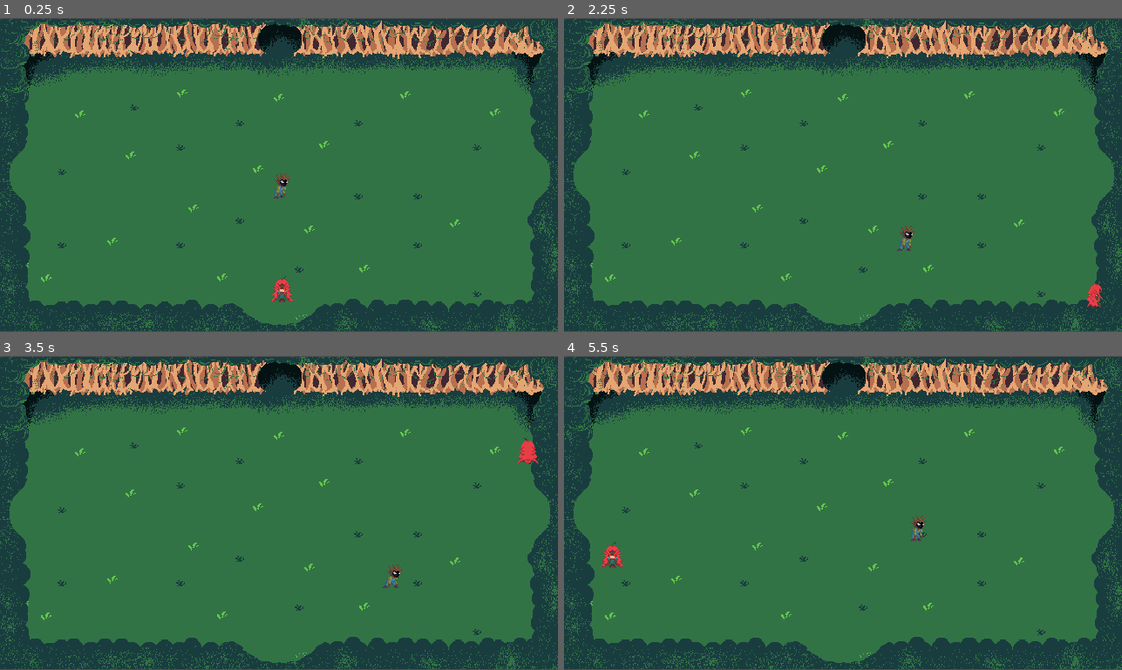
Above: before the commit, frames 1-4 (two rows, left to right).
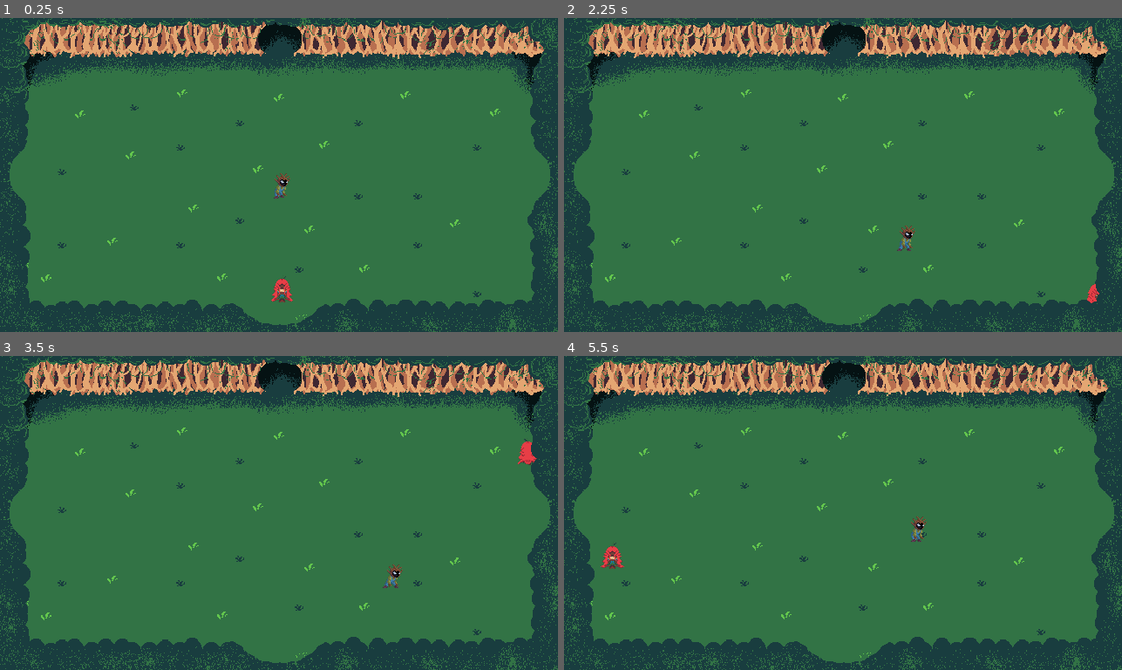
Above: after the commit, the same moments.

Repository: SamuelMTL/AmazonProject
Game: Godot game, scene res://scenes/Dungeons/dungeon.tscn
The game is run twice, just before and just after one commit, with the same random seed, the same clock (stepped at 60 frames per second) and the same inputs. This scene is started directly instead of the project's main scene. Sound files missing from this copy of the repository are replaced by a short silence.
Inputs (mouse positions are in pixels of both pictures, inside the frame that each line leads up to):
- Up to frame 1 (0.25 s): no input
- Up to frame 2 (2.25 s): move the mouse to (965, 159) at 0.52 s; hold Right (ui_right) 0.53-1.28 s; tap R (BoitataPower) at 0.6 s; move the mouse to (731, 190) at 1.27 s; hold Down (ui_down) 1.28-2.03 s; tap Q (CurupiraPower) at 1.35 s; move the mouse to (898, 105) at 2.02 s; hold Right (ui_right) from 2.03 s (still down); tap H (Habilidades) at 2.1 s
- Up to frame 3 (3.5 s): move the mouse to (251, 575) at 2.77 s; release Right (ui_right) at 2.78 s; hold Up (ui_up) from 2.78 s (still down); tap E (IaraPower) at 2.85 s
- Up to frame 4 (5.5 s): move the mouse to (1010, 560) at 3.52 s; release Up (ui_up) at 3.53 s; hold Left (ui_left) 3.53-5.03 s; click (1010, 560) at 3.6 s; move the mouse to (675, 465) at 4.27 s; tap Space (dash) at 4.35 s; move the mouse to (870, 513) at 5.02 s; hold Down (ui_down) from 5.03 s (still down); tap 3 (equip_boleadeira) at 5.1 s

The runs differ from the first frame. In frame 1, 3.9% of the frame differs, in the area x 0-100%, y 0-100%; in frame 2, 3.9%; in frame 3, 4.0%; in frame 4, 4.1%.

Commit message:
ajuste no index z e colisão das portas criadas

Diff:
--- a/amazonproject/Scenes/Dungeons/MataDaTerraFirme/DungeonRoomMTF.tscn
+++ b/amazonproject/Scenes/Dungeons/MataDaTerraFirme/DungeonRoomMTF.tscn
@@ -21,71 +21,109 @@
 [sub_resource type="RectangleShape2D" id="RectangleShape2D_7r8p8"]
 size = Vector2(23, 132)
 
+[sub_resource type="RectangleShape2D" id="RectangleShape2D_lwlp3"]
+size = Vector2(107, 35)
+
+[sub_resource type="RectangleShape2D" id="RectangleShape2D_m5fh7"]
+size = Vector2(24.5, 82)
+
 [node name="DungeonRoomMtf" type="Node2D"]
 
-[node name="Sprite2D" type="Sprite2D" parent="."]
+[node name="Base" type="Sprite2D" parent="."]
 position = Vector2(321, 180)
 scale = Vector2(1, 1.11875)
 texture = ExtResource("1_7k1yu")
 
-[node name="Sprite2D2" type="Sprite2D" parent="."]
-position = Vector2(320, 180)
-scale = Vector2(1.00312, 1.11875)
+[node name="Teto" type="Sprite2D" parent="."]
+z_index = 10
+position = Vector2(321, 180)
+scale = Vector2(1.00312, 1.125)
 texture = ExtResource("2_na5pi")
 
-[node name="StaticBody2D2" type="StaticBody2D" parent="."]
+[node name="Barreiras Constantes" type="StaticBody2D" parent="."]
 position = Vector2(144, 10)
 
-[node name="StaticBody2D3" type="StaticBody2D" parent="StaticBody2D2"]
+[node name="StaticBody2D3" type="StaticBody2D" parent="Barreiras Constantes"]
 position = Vector2(363, 7)
 
-[node name="CollisionShape2D" type="CollisionShape2D" parent="StaticBody2D2/StaticBody2D3"]
+[node name="CollisionShape2D" type="CollisionShape2D" parent="Barreiras Constantes/StaticBody2D3"]
 position = Vector2(-12.5, 2)
 shape = SubResource("RectangleShape2D_bsgqi")
 
-[node name="CollisionShape2D" type="CollisionShape2D" parent="StaticBody2D2"]
+[node name="CollisionShape2D" type="CollisionShape2D" parent="Barreiras Constantes"]
 position = Vector2(2, 8)
 shape = SubResource("RectangleShape2D_6fnld")
 
-[node name="TopLeftCorner1" type="StaticBody2D" parent="StaticBody2D2"]
+[node name="TopLeftCorner1" type="StaticBody2D" parent="Barreiras Constantes"]
 position = Vector2(230, 276)
 disable_mode = 1
 
-[node name="CollisionShape2D" type="CollisionShape2D" parent="StaticBody2D2/TopLeftCorner1"]
+[node name="CollisionShape2D" type="CollisionShape2D" parent="Barreiras Constantes/TopLeftCorner1"]
 position = Vector2(133, 60)
 shape = SubResource("RectangleShape2D_8x2gq")
 
-[node name="StaticBody2D" type="StaticBody2D" parent="StaticBody2D2"]
+[node name="StaticBody2D" type="StaticBody2D" parent="Barreiras Constantes"]
 position = Vector2(-3, 300)
 
-[node name="CollisionShape2D" type="CollisionShape2D" parent="StaticBody2D2/StaticBody2D"]
+[node name="CollisionShape2D" type="CollisionShape2D" parent="Barreiras Constantes/StaticBody2D"]
 position = Vector2(-2, 37)
 shape = SubResource("RectangleShape2D_ag7hb")
 
-[node name="StaticBody2D4" type="StaticBody2D" parent="StaticBody2D2"]
+[node name="StaticBody2D4" type="StaticBody2D" parent="Barreiras Constantes"]
 position = Vector2(483, 78)
 
-[node name="CollisionShape2D" type="CollisionShape2D" parent="StaticBody2D2/StaticBody2D4"]
+[node name="CollisionShape2D" type="CollisionShape2D" parent="Barreiras Constantes/StaticBody2D4"]
 position = Vector2(1, -1.5)
 shape = SubResource("RectangleShape2D_oipom")
 
-[node name="StaticBody2D5" type="StaticBody2D" parent="StaticBody2D2"]
+[node name="StaticBody2D5" type="StaticBody2D" parent="Barreiras Constantes"]
 position = Vector2(-133, 78)
 
-[node name="CollisionShape2D" type="CollisionShape2D" parent="StaticBody2D2/StaticBody2D5"]
+[node name="CollisionShape2D" type="CollisionShape2D" parent="Barreiras Constantes/StaticBody2D5"]
 position = Vector2(1, 5.5)
 shape = SubResource("RectangleShape2D_oipom")
 
-[node name="StaticBody2D6" type="StaticBody2D" parent="StaticBody2D2"]
+[node name="StaticBody2D6" type="StaticBody2D" parent="Barreiras Constantes"]
 position = Vector2(-135, 232)
 
-[node name="StaticBody2D7" type="StaticBody2D" parent="StaticBody2D2/StaticBody2D6"]
+[node name="StaticBody2D7" type="StaticBody2D" parent="Barreiras Constantes/StaticBody2D6"]
 position = Vector2(311, -81)
 
-[node name="CollisionShape2D" type="CollisionShape2D" parent="StaticBody2D2/StaticBody2D6/StaticBody2D7"]
+[node name="CollisionShape2D" type="CollisionShape2D" parent="Barreiras Constantes/StaticBody2D6/StaticBody2D7"]
 position = Vector2(309, 120)
 shape = SubResource("RectangleShape2D_7r8p8")
 
-[node name="CollisionShape2D" type="CollisionShape2D" parent="StaticBody2D2/StaticBody2D6"]
+[node name="CollisionShape2D" type="CollisionShape2D" parent="Barreiras Constantes/StaticBody2D6"]
 position = Vector2(2, 29)
 shape = SubResource("RectangleShape2D_7r8p8")
+
+[node name="Top" type="StaticBody2D" parent="."]
+position = Vector2(322, 24)
+
+[node name="CollisionShape2D" type="CollisionShape2D" parent="Top"]
+position = Vector2(0.5, -6.5)
+shape = SubResource("RectangleShape2D_lwlp3")
+disabled = true
+
+[node name="Bottom" type="StaticBody2D" parent="."]
+position = Vector2(324, 348)
+
+[node name="CollisionShape2D" type="CollisionShape2D" parent="Bottom"]
+position = Vector2(0, -6)
+shape = SubResource("RectangleShape2D_lwlp3")
+disabled = true
+
+[node name="Left" type="StaticBody2D" parent="."]
+
+[node name="CollisionShape2D" type="CollisionShape2D" parent="Left"]
+position = Vector2(11.75, 180)
+shape = SubResource("RectangleShape2D_m5fh7")
+disabled = true
+
+[node name="Right" type="StaticBody2D" parent="."]
+position = Vector2(616, 0)
+
+[node name="CollisionShape2D" type="CollisionShape2D" parent="Right"]
+position = Vector2(11.75, 180)
+shape = SubResource("RectangleShape2D_m5fh7")
+disabled = true
--- a/amazonproject/scenes/Dungeons/dungeon.tscn
+++ b/amazonproject/scenes/Dungeons/dungeon.tscn
@@ -15,6 +15,7 @@
 script = ExtResource("2_cufjj")
 
 [node name="Jogador" parent="." instance=ExtResource("3_vlvtx")]
+z_index = 5
 position = Vector2(963, 1030)
 
 [node name="Camera2D" type="Camera2D" parent="."]
--- a/amazonproject/scripts/new_dungeon_generator.gd
+++ b/amazonproject/scripts/new_dungeon_generator.gd
@@ -94,22 +94,22 @@
 	spawn_enemy(room)
 	# Configuração das colisões das portas e paredes
 	# Se há uma sala no topo, desativa a parede e ativa a porta, senão, mantém fechada
-	#room.get_node("Top/CollisionShape2D").disabled = has_top
+	room.get_node("Top/CollisionShape2D").disabled = has_top
 
 	# Configuração para a parede e porta da esquerda
-	#room.get_node("Left/CollisionShape2D").disabled = has_left
+	room.get_node("Left/CollisionShape2D").disabled = has_left
 
 	# Configuração para a parede e porta da direita
-	#room.get_node("Right/CollisionShape2D").disabled = has_right
+	room.get_node("Right/CollisionShape2D").disabled = has_right
 
 	# Tratamento especial para a primeira sala
-	#if is_first_room:
+	if is_first_room:
 		# A primeira sala sempre tem a saída aberta na parte de baixo
-		#room.get_node("Bottom/CollisionShape2D").disabled = true
+		room.get_node("Bottom/CollisionShape2D").disabled = true
 
-	#else:
+	else:
 		# Para as demais salas, ativamos ou desativamos portas e paredes conforme a necessidade
-		#room.get_node("Bottom/CollisionShape2D").disabled = has_bottom
+		room.get_node("Bottom/CollisionShape2D").disabled = has_bottom
 
 
 
Not shown: 1 places in amazonproject/Scenes/Dungeons/MataDaTerraFirme/DungeonRoomMTF.tscn that only renumber resources
